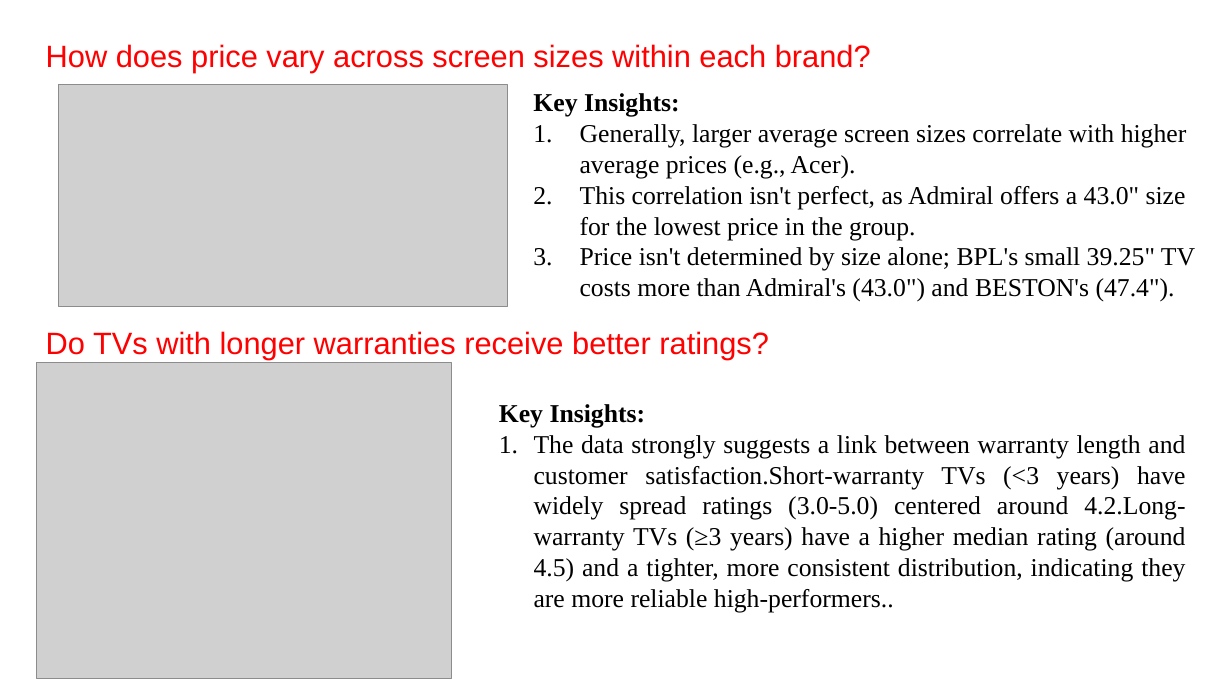
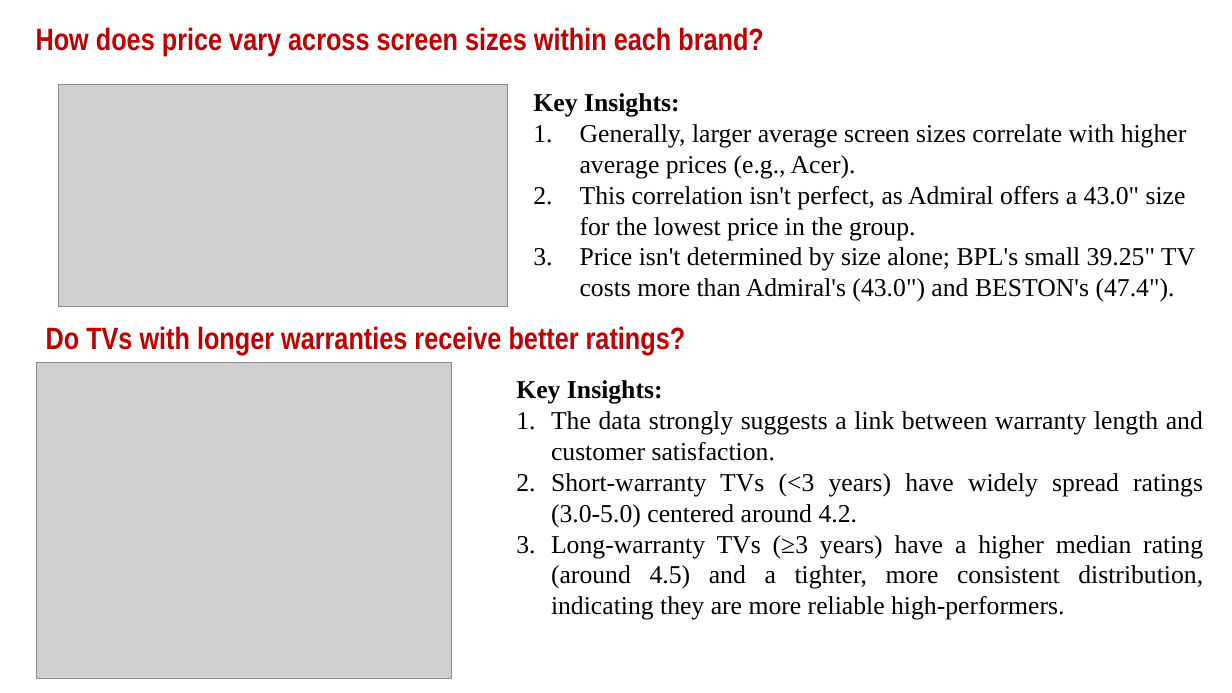
Before and after one commit to ManasaSiripurapu/smart-tv-analysis, a slide deck: slide 17 of SmartTV_DataAnalysis.pptx (slide 19 before the commit). Drawn at 1232x693 pixels with LibreOffice and Linux fonts; fonts in the diff are those of the drawing; grey boxes stand for pictures; background and template pictures are left out. Boxes give left, top, right and bottom in pixels: in the first picture for what was removed or moved away, otherwise in the second. Text is boxed around its words. In the diff, an @@ line names an element or a change of style, - is before the commit and + after.

```diff
--- a/SmartTV_DataAnalysis.pptx
+++ b/SmartTV_DataAnalysis.pptx
@@ text "How does price vary across ..." at <box>36,27,763,56</box>: font Arial to Arial Narrow, text colour #FF0000 to #C00000, bold on @@
@@ text "How does price vary across ...": place and size @@
-text "How does price vary across ..." at <box>46,44,871,73</box>
+text "How does price vary across ..." at <box>36,27,763,56</box>
@@ text "Do TVs with longer warranties ..." at <box>46,326,686,355</box>: font Arial to Arial Narrow, text colour #FF0000 to #C00000, bold on @@
@@ text "Key Insights:": place and size @@
-text "Key Insights:" at <box>499,404,1186,612</box>
+text "Key Insights:" at <box>516,380,1203,620</box>
@@ text at <box>551,411,1203,620</box>: text changed @@
-1. The data strongly suggests a link between warranty length and customer satisfaction.Short-warranty TVs (<3 years) have widely spread ratings (3.0-5.0) centered around 4.2.Long-warranty TVs (≥3 years) have a higher median rating (around 4.5) and a tighter, more consistent distribution, indicating they are more reliable high-performers..
+1. The data strongly suggests a link between warranty length and customer satisfaction.
+2. Short-warranty TVs (<3 years) have widely spread ratings (3.0-5.0) centered around 4.2.
+3. Long-warranty TVs (≥3 years) have a higher median rating (around 4.5) and a tighter, more consistent distribution, indicating they are more reliable high-performers.
```
Also in this commit, not shown: 19 other slides changed, 1 slide added, 3 slides removed.
